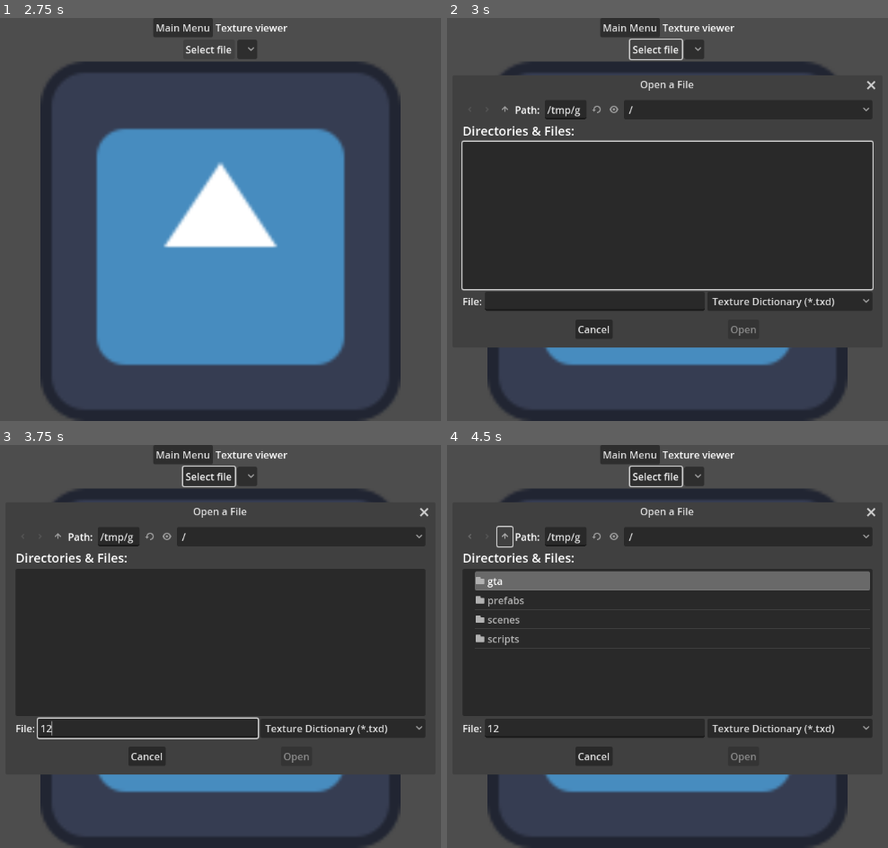
Above: before the commit, frames 1-4 (two rows, left to right).
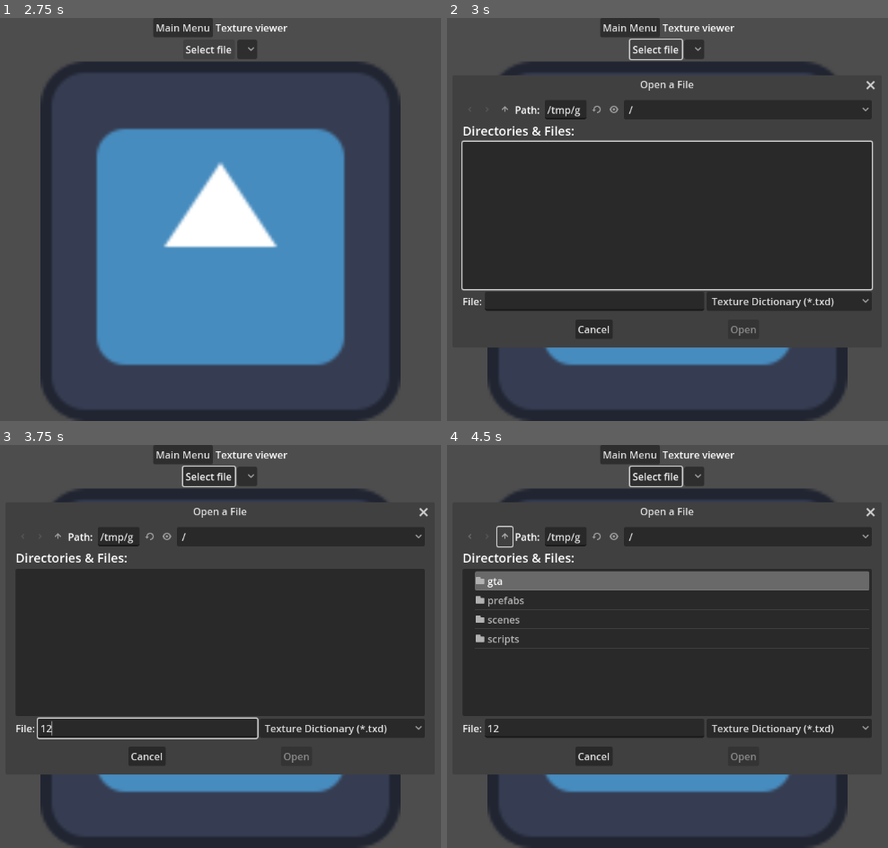
Above: after the commit, the same moments.

Repository: FOSS-Supremacy/OpenLiberty
Game: Godot game, scene res://startup.tscn
Same seed, same stepped clock (60 frames per second), same inputs: the game is played once before the commit and once after it. The engine's default icon, where the game draws it, is replaced by a stand-in: a white triangle on a blue panel in a dark square.
Inputs (mouse positions are in pixels of both pictures, inside the frame that each line leads up to):
- Up to frame 1 (2.75 s): click "Flycam test" at 0.5 s; click "Main Menu" at 1.25 s; click "Texture viewer" at 2 s
- Up to frame 2 (3 s): click "Select file" at 2.75 s
- Up to frame 3 (3.75 s): click (149, 727) at 3.52 s; type "12" at 3.6 s
- Up to frame 4 (4.5 s): click (504, 537) at 4.25 s

Frame 1 is identical in both runs. In frame 2, 0.4% of the frame differs, in the area x 60-98%, y 15-72%; in frame 3, 0.3%; in frame 4, 0.3%.

Commit message:
Add monke model for testing

Diff:
--- a/scenes/flycam/flycam.tscn
+++ b/scenes/flycam/flycam.tscn
@@ -1,6 +1,7 @@
-[gd_scene load_steps=2 format=3 uid="uid://5qhmx25cwv21"]
+[gd_scene load_steps=3 format=3 uid="uid://vwwfej2qopyt"]
 
 [ext_resource type="PackedScene" uid="uid://bnpk46c06o8ly" path="res://prefabs/to_menu/to_menu.tscn" id="1_64heu"]
+[ext_resource type="PackedScene" uid="uid://n7lxlim0ognj" path="res://prefabs/suzanne.glb" id="2_h51ko"]
 
 [node name="flycam" type="Node3D"]
 
@@ -32,3 +33,5 @@
 offset_right = 670.0
 offset_bottom = 28.0
 text = "Flycam test"
+
+[node name="suzanne" parent="." instance=ExtResource("2_h51ko")]
Binary file added: prefabs/suzanne.glb
Not shown, added: prefabs/suzanne.glb.import
